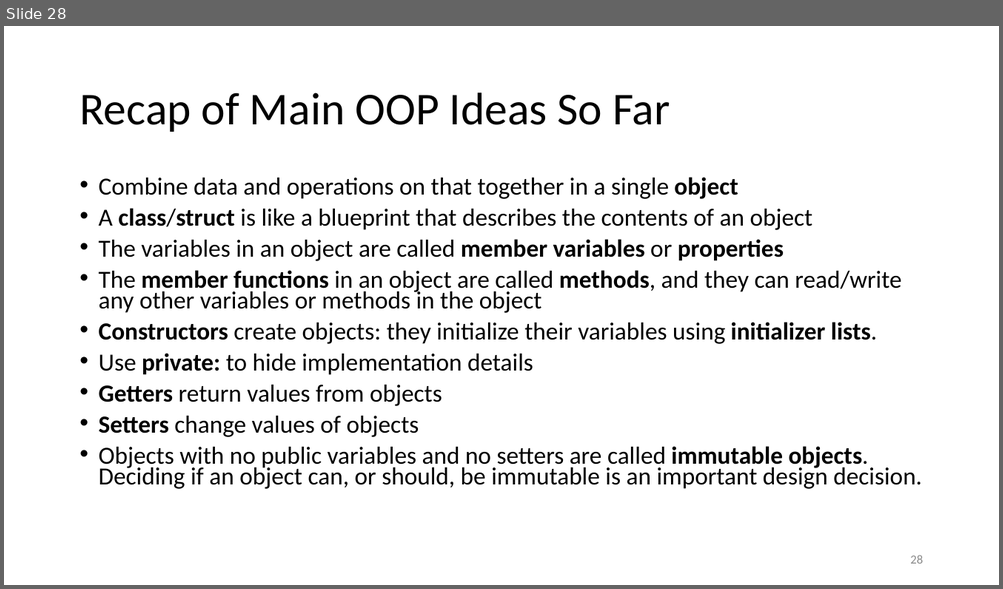
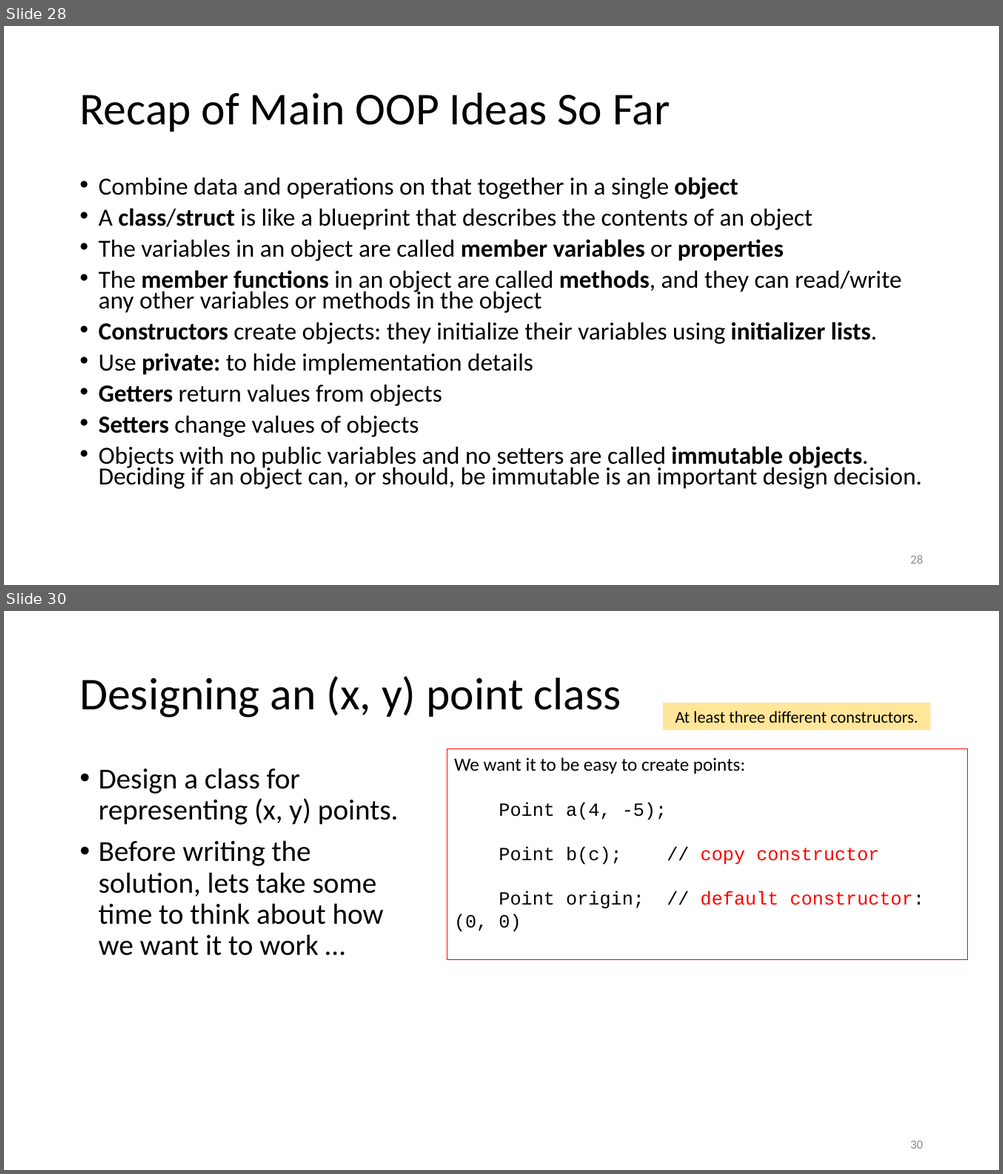
Before and after one commit to tjd1234/cmpt135spring2024, a slide deck: sample_code/week5/week5_cmpt135.pptx. Shown one above the other, each under a label of ours: slide 28 before the commit, slides 28 and 30 after it; the slides between them are not shown. The pictures are 1003x589 and 1003x1174 pixels, drawn with LibreOffice and Linux fonts; fonts in the diff are those of the drawing. Boxes give left, top, right and bottom in pixels: in the first picture for what was removed or moved away, otherwise in the second. Text is boxed around its words. In the diff, an @@ line names an element or a change of style, - is before the commit and + after.

```diff
--- a/sample_code/week5/week5_cmpt135.pptx
+++ b/sample_code/week5/week5_cmpt135.pptx
@@ slide 30 added at (4,611,999,1170), background #FFFFFF @@
@@ title added at (79,676,621,718), 44 pt, text #000000 @@
+Designing an (x, y) point class
@@ rectangle added at (663,703,930,730), fill #FFE699, 16 pt, text #000000 @@
+At least three different constructors.
@@ rectangle added at (447,749,967,960), outline #FF0000 0.75 pt, 18 pt, text #000000 @@
+We want it to be easy to create points:
+Point a(4, -5);
+Point b(c); // copy constructor
+Point origin; // default constructor: (0, 0)
@@ text added at (99,768,398,956), 28 pt, text #000000 @@
+• Design a class for representing (x, y) points.
+• Before writing the solution, lets take some time to think about how we want it to work …
@@ page number added at (910,1141,922,1149), 12 pt, text #8C8C8C @@
+30
```
Also in this commit, not shown: 29 other slides added.
